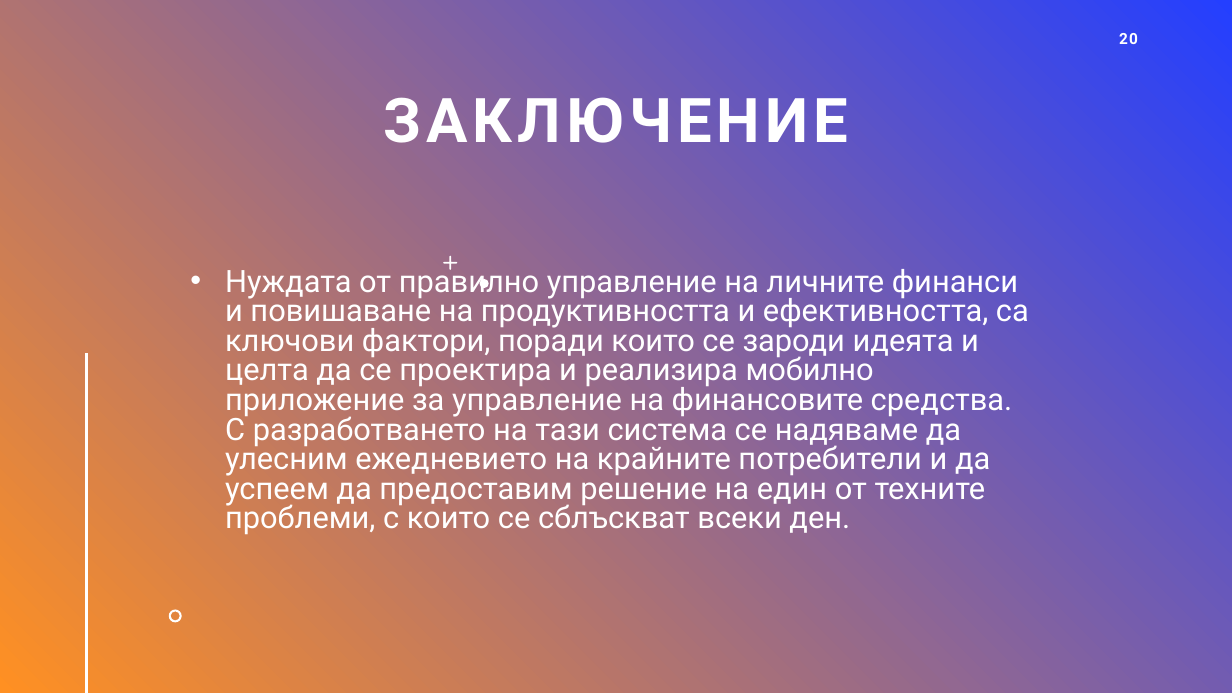
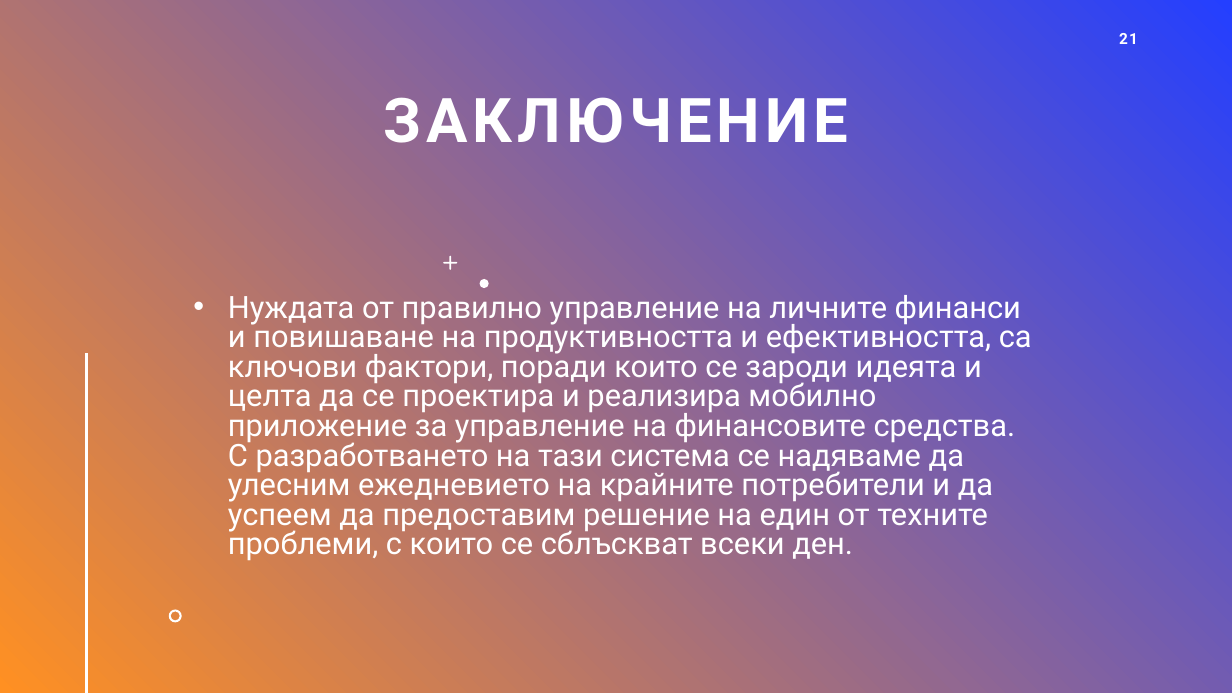
Before and after one commit to magopyan/Pocket-Finances, a slide deck: slide 21 of Documentation/Final Presentation/Presentation.pptx (slide 20 before the commit). Drawn at 1232x693 pixels with LibreOffice and Linux fonts; fonts in the diff are those of the drawing. Boxes give left, top, right and bottom in pixels: in the first picture for what was removed or moved away, otherwise in the second. Text is boxed around its words. In the diff, an @@ line names an element or a change of style, - is before the commit and + after.

```diff
--- a/Documentation/Final Presentation/Presentation.pptx
+++ b/Documentation/Final Presentation/Presentation.pptx
@@ page number at [1119,33,1138,44]: text changed @@
-20
+21
@@ text "Нуждата от правилно управление на ..." rewrapped from [225,264,1029,534] to [228,295,1032,560] @@
```
Also in this commit, not shown: 9 other slides changed, 4 slides added, 2 slides removed, 2 other files.
